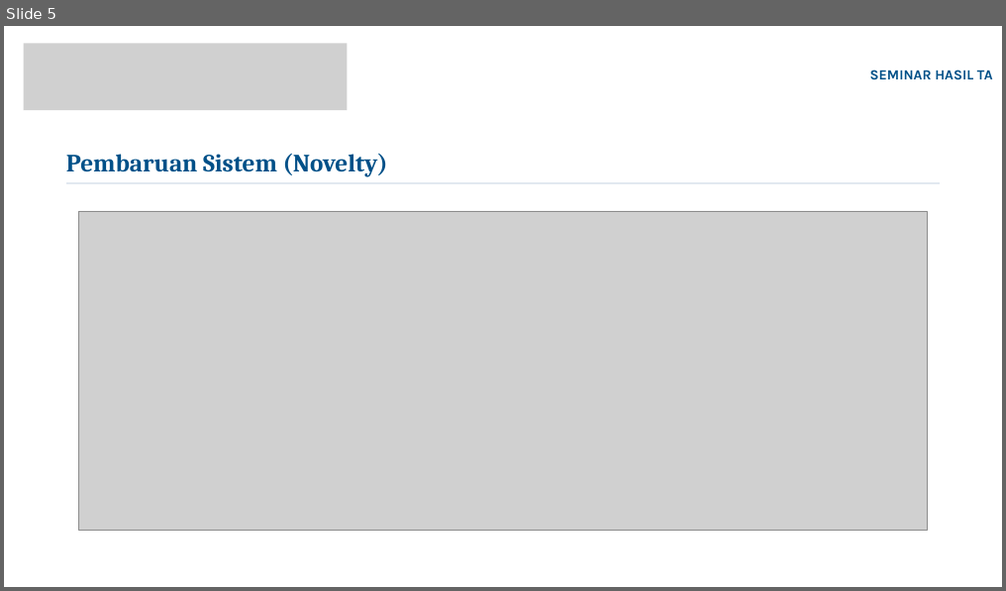
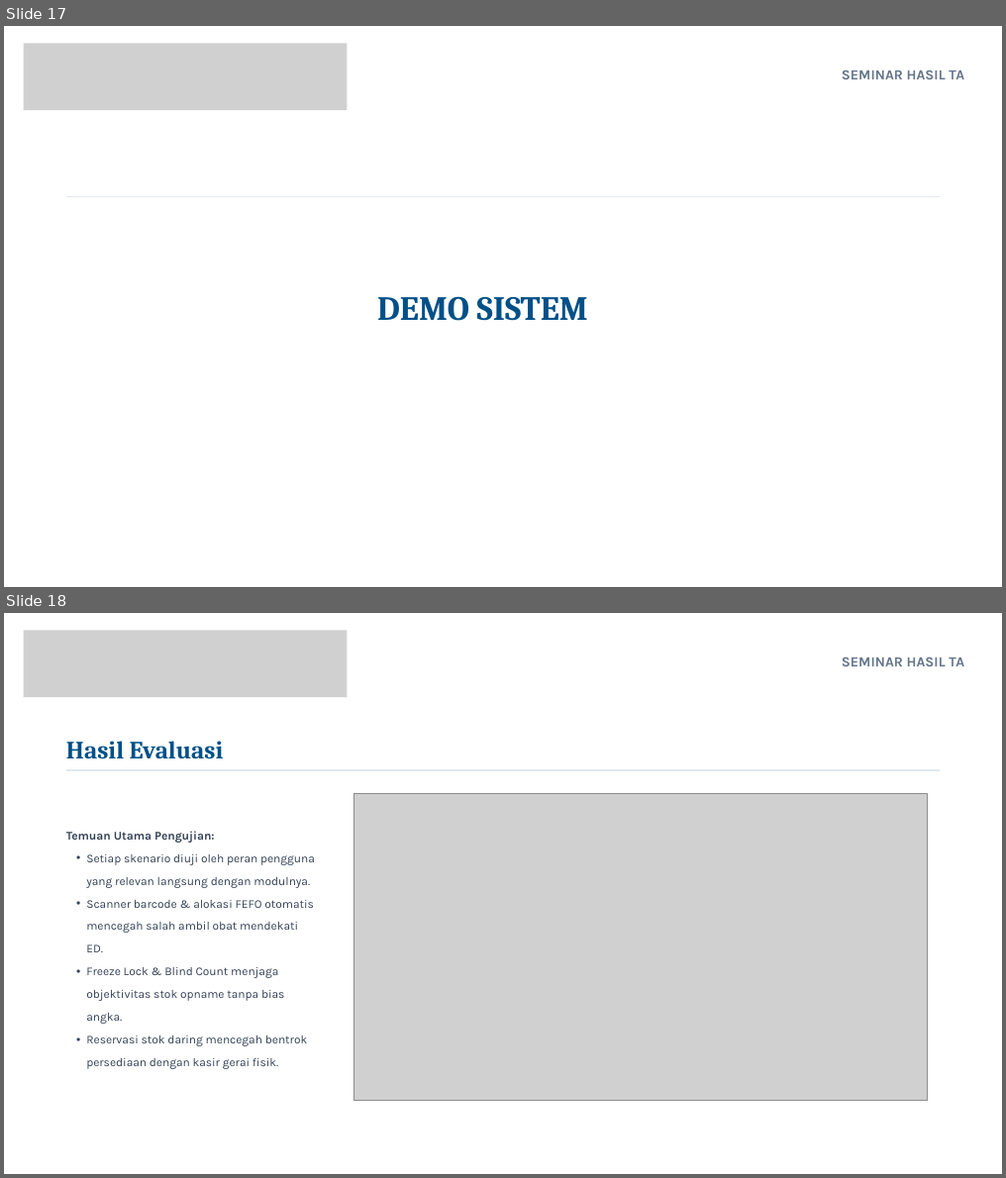
Before and after one commit to Marcell151/Sistem-Informasi-Inventori-Omnichannel-Zencare-Medical, a slide deck: lain/PPT/Seminar Hasil TA.pptx. Shown one above the other, each under a label of ours: slide 5 before the commit, slides 17 and 18 after it. The pictures are 1006x591 and 1006x1178 pixels, drawn with LibreOffice and Linux fonts; fonts in the diff are those of the drawing; grey boxes stand for pictures; background and template pictures are left out. Boxes give left, top, right and bottom in pixels: in the first picture for what was removed or moved away, otherwise in the second. Text is boxed around its words. In the diff, an @@ line names an element or a change of style, - is before the commit and + after.

```diff
--- a/lain/PPT/Seminar Hasil TA.pptx
+++ b/lain/PPT/Seminar Hasil TA.pptx
@@ slide 18 added at bbox=[4, 613, 1002, 1174], background picture (left out) @@
@@ picture added at bbox=[24, 631, 347, 697] @@
@@ text added at bbox=[842, 657, 964, 666], 20.2 pt, text #64748B, bold @@
+SEMINAR HASIL TA
@@ text added at bbox=[66, 741, 224, 760], 36 pt, text #005088, bold @@
+Hasil Evaluasi
@@ freeform shape added at bbox=[66, 769, 940, 771], fill #E2E8F0 @@
@@ picture added at bbox=[353, 793, 927, 1100] @@
@@ text added at bbox=[66, 831, 315, 1069], 17.1 pt, text #334155 @@
+Temuan Utama Pengujian:
+  • Setiap skenario diuji oleh peran pengguna yang relevan langsung dengan modulnya.
+  • Scanner barcode & alokasi FEFO otomatis mencegah salah ambil obat mendekati ED.
+  • Freeze Lock & Blind Count menjaga objektivitas stok opname tanpa bias angka.
+  • Reservasi stok daring mencegah bentrok persediaan dengan kasir gerai fisik.
@@ freeform shape added at bbox=[825, 1138, 993, 1166], fill #FFFFFF @@
@@ what was slide 5 is now slide 17 @@
@@ slide 17 changed as well @@
@@ text "SEMINAR HASIL TA" at bbox=[842, 70, 964, 79]: text colour #005088 to #64748B; alignment right to centre; less space between paragraphs @@
@@ text removed at bbox=[66, 153, 388, 177] @@
-Pembaruan Sistem (Novelty)
@@ freeform shape: place and size @@
-freeform shape at bbox=[66, 182, 940, 184]
+freeform shape at bbox=[66, 196, 940, 197]
@@ picture removed at bbox=[79, 211, 927, 531] @@
@@ text added at bbox=[377, 296, 588, 321], 49 pt, text #005088, bold @@
+DEMO SISTEM
```
Also in this commit, not shown: 7 other slides changed, 14 other slides added, 14 slides removed, 47 other files.
